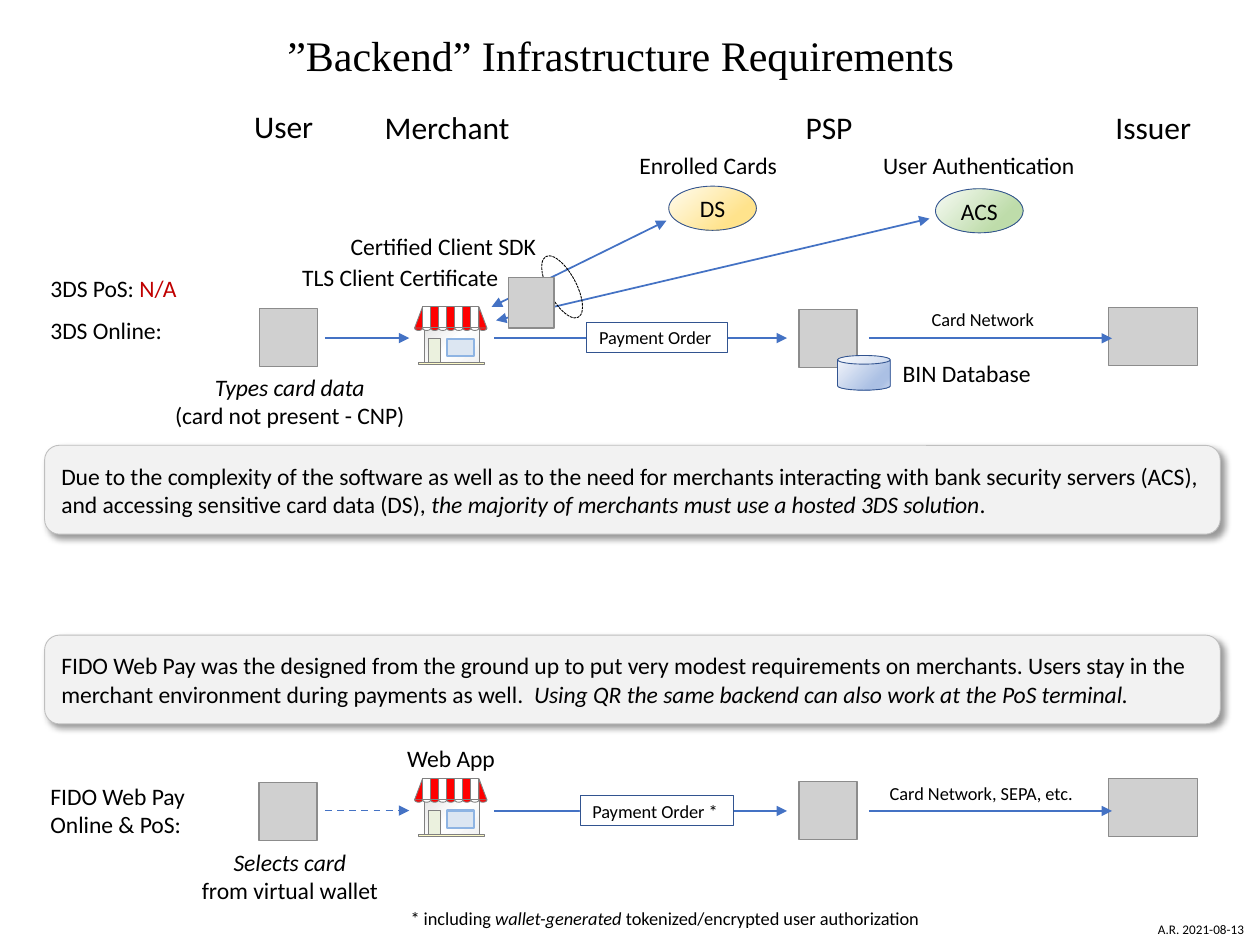
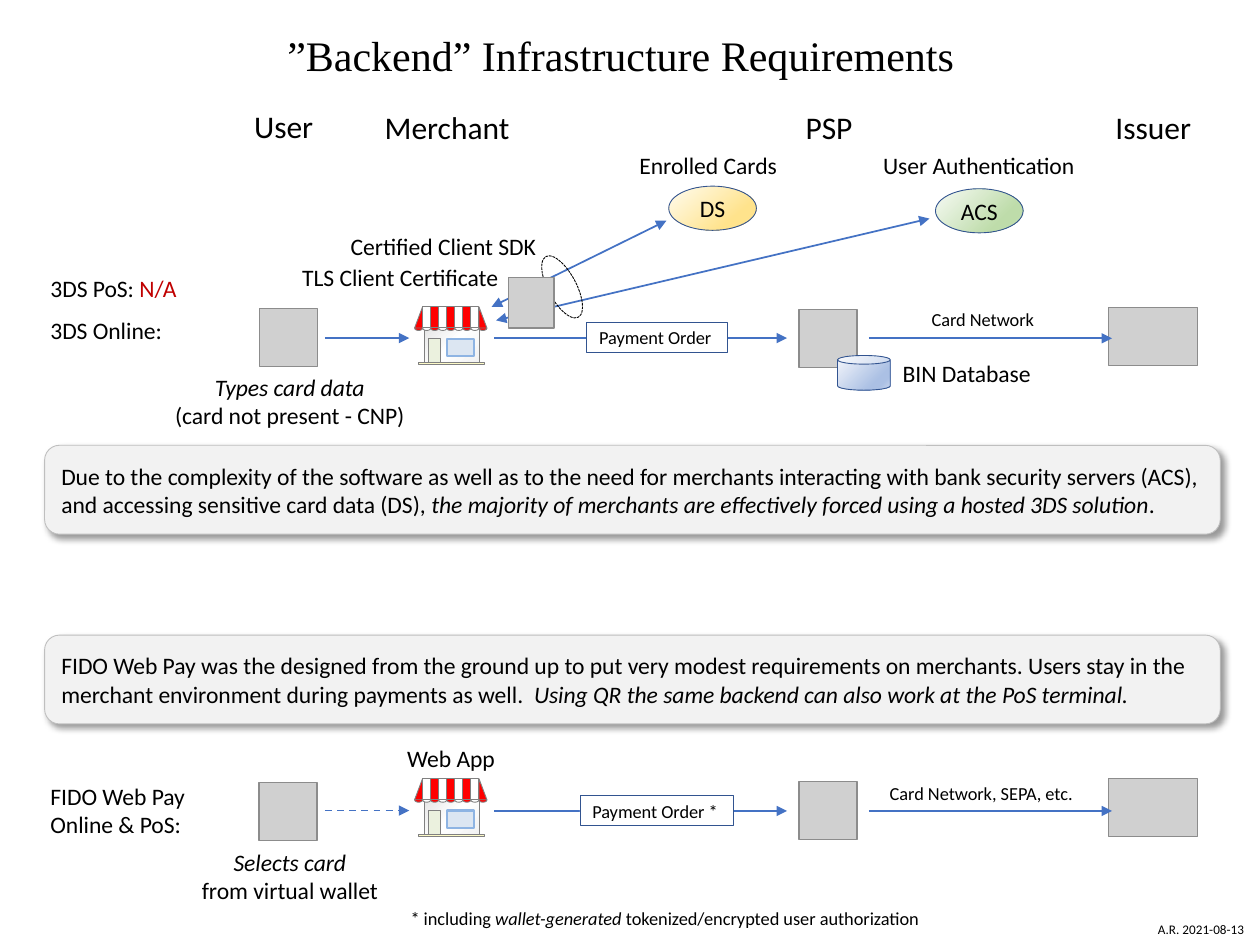
Before and after one commit to fido-web-pay/specification, a slide deck: slide 1 of backend-infrastructure-requirements.pptx. Drawn at 1260x945 pixels with LibreOffice and Linux fonts; fonts in the diff are those of the drawing; grey boxes stand for pictures. Boxes give left, top, right and bottom in pixels: in the first picture for what was removed or moved away, otherwise in the second. Text is boxed around its words. In the diff, an @@ line names an element or a change of style, - is before the commit and + after.

```diff
--- a/backend-infrastructure-requirements.pptx
+++ b/backend-infrastructure-requirements.pptx
@@ text in rounded rectangle at <box>61,468,1198,517</box>: text changed @@
-Due to the complexity of the software as well as to the need for merchants interacting with bank security servers (ACS), and accessing sensitive card data (DS), the majority of merchants must use a hosted 3DS solution.
+Due to the complexity of the software as well as to the need for merchants interacting with bank security servers (ACS), and accessing sensitive card data (DS), the majority of merchants are effectively forced using a hosted 3DS solution.
```
Also in this commit, not shown: 1 other file.
